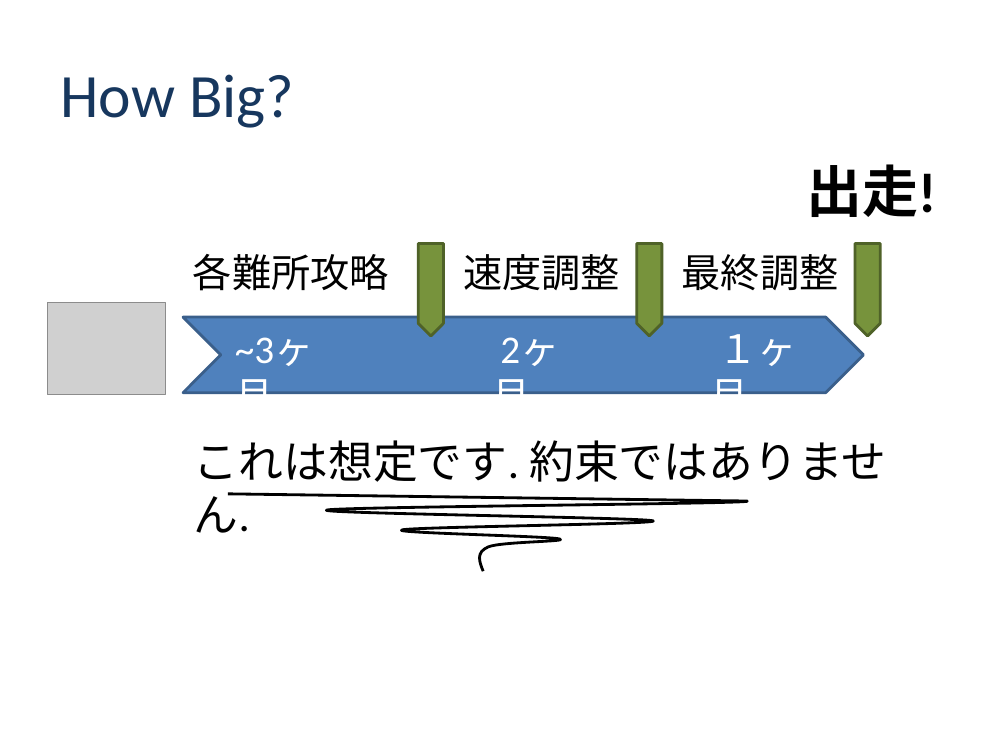
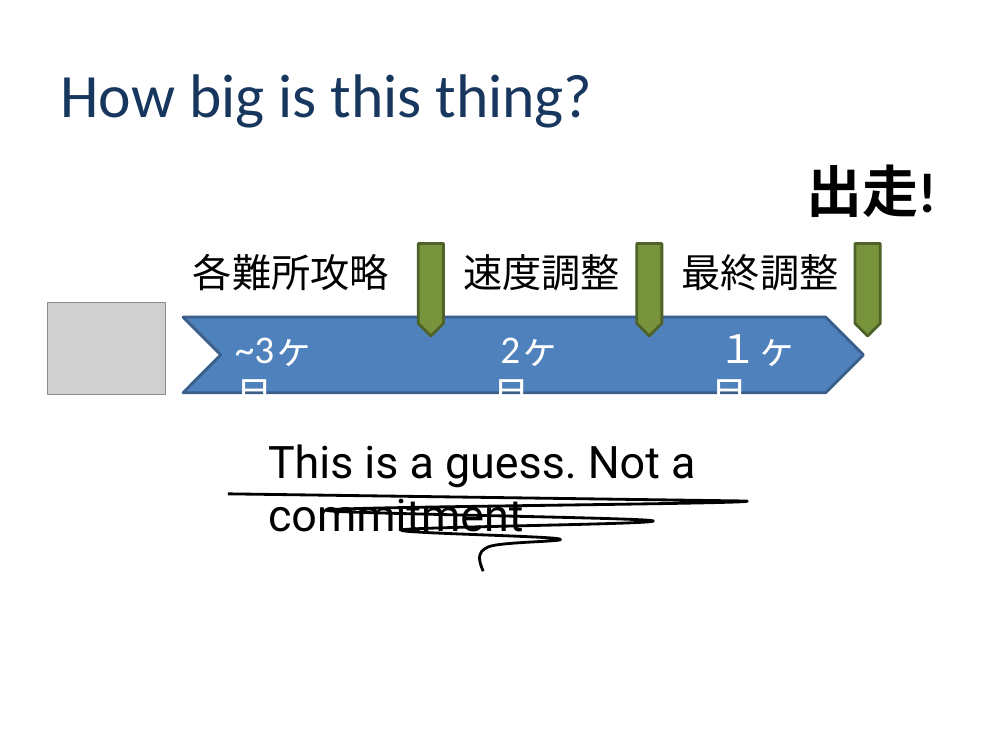
Before and after one commit to class-snct-rikitakelab/e-konbu2012, a slide deck: slide 11 of Inception Deck -E-konbu-.pptx (slide 10 before the commit). Drawn at 1008x756 pixels with LibreOffice and Linux fonts; fonts in the diff are those of the drawing; grey boxes stand for pictures; background and template pictures are left out. Boxes give left, top, right and bottom in pixels: in the first picture for what was removed or moved away, otherwise in the second. Text is boxed around its words. In the diff, an @@ line names an element or a change of style, - is before the commit and + after.

```diff
--- a/Inception Deck -E-konbu-.pptx
+++ b/Inception Deck -E-konbu-.pptx
@@ title at box(60, 74, 593, 128): text changed @@
-How Big?
+How big is this thing?
@@ text at box(268, 444, 695, 543): text changed; font Calibri to Roboto @@
-これは想定です. 約束ではありません.
+This is a guess. Not a commitment
```
Also in this commit, not shown: 11 other slides changed, 1 slide added, 3 other files.
